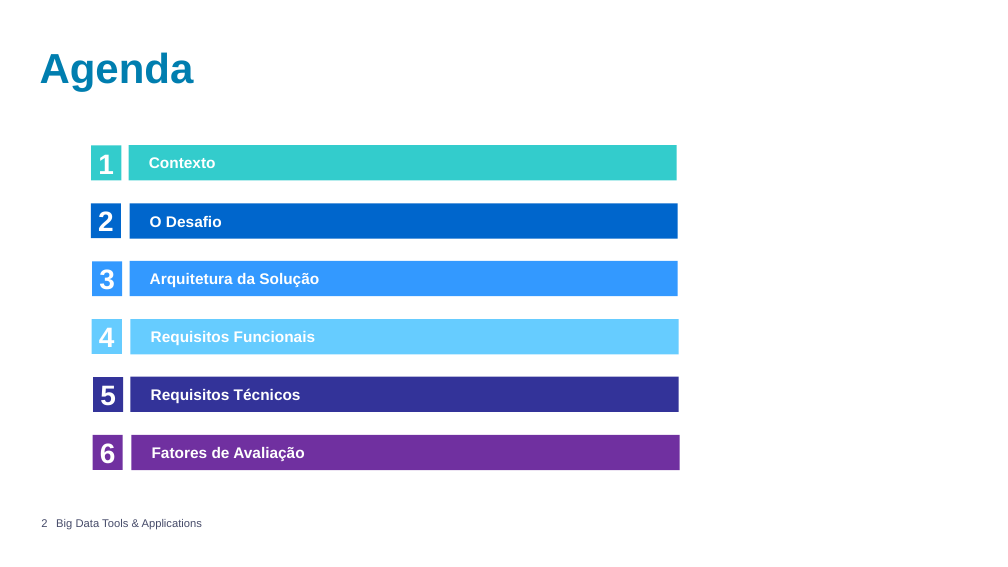
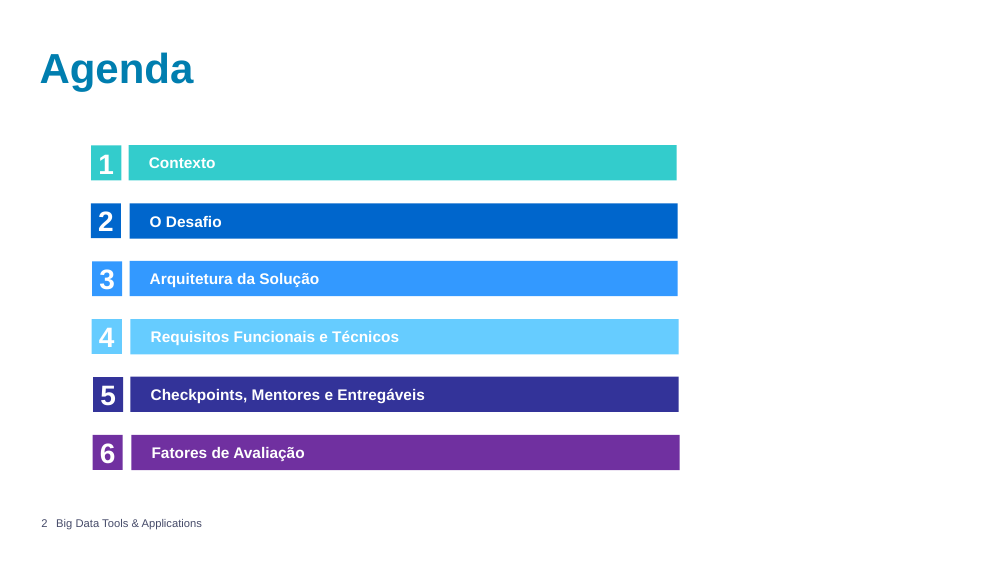
Before and after one commit to Hackathon-Altran/Docs, a slide deck: slide 2 of Challenge Presentation.PPTX. Drawn at 1008x567 pixels with LibreOffice and Linux fonts; fonts in the diff are those of the drawing; background and template pictures are left out. Boxes give left, top, right and bottom in pixels: in the first picture for what was removed or moved away, otherwise in the second. Text is boxed around its words. In the diff, an @@ line names an element or a change of style, - is before the commit and + after.

```diff
--- a/Challenge Presentation.PPTX
+++ b/Challenge Presentation.PPTX
@@ text in rectangle at <box>151,330,399,345</box>: text changed @@
-Requisitos Funcionais
+Requisitos Funcionais e Técnicos
@@ text at <box>151,388,424,404</box>: text changed @@
-Requisitos Técnicos
+Checkpoints, Mentores e Entregáveis
```
Also in this commit, not shown: 2 other slides changed, 3 slides added.
